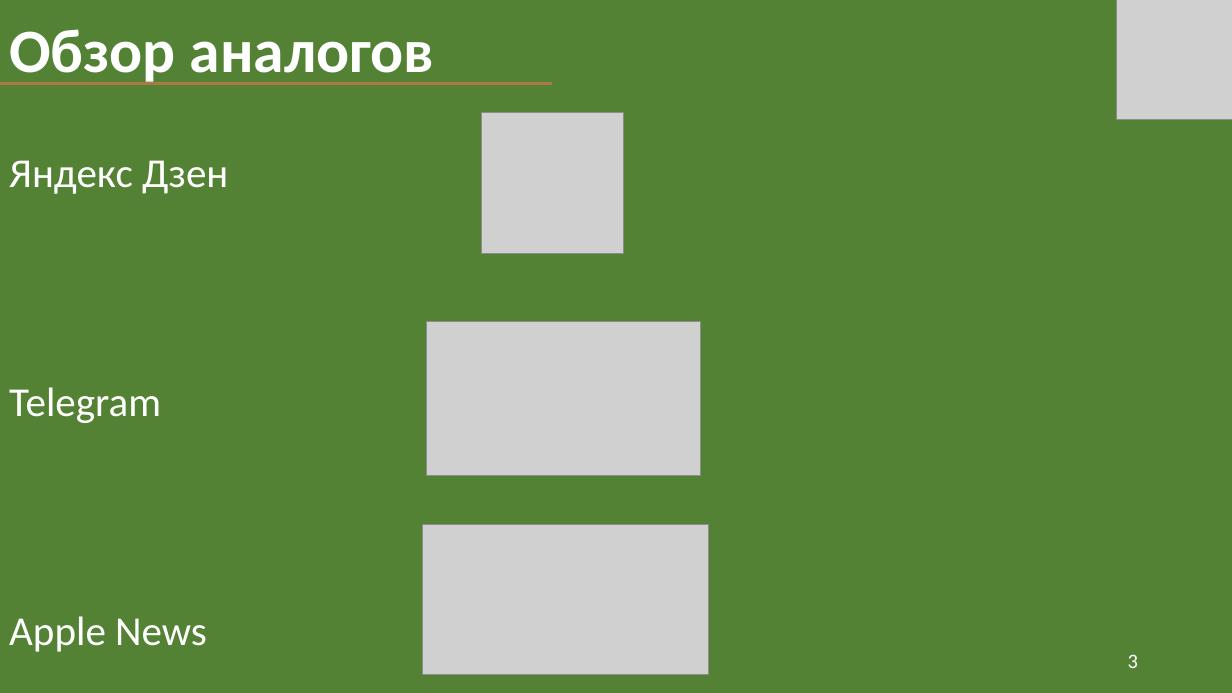
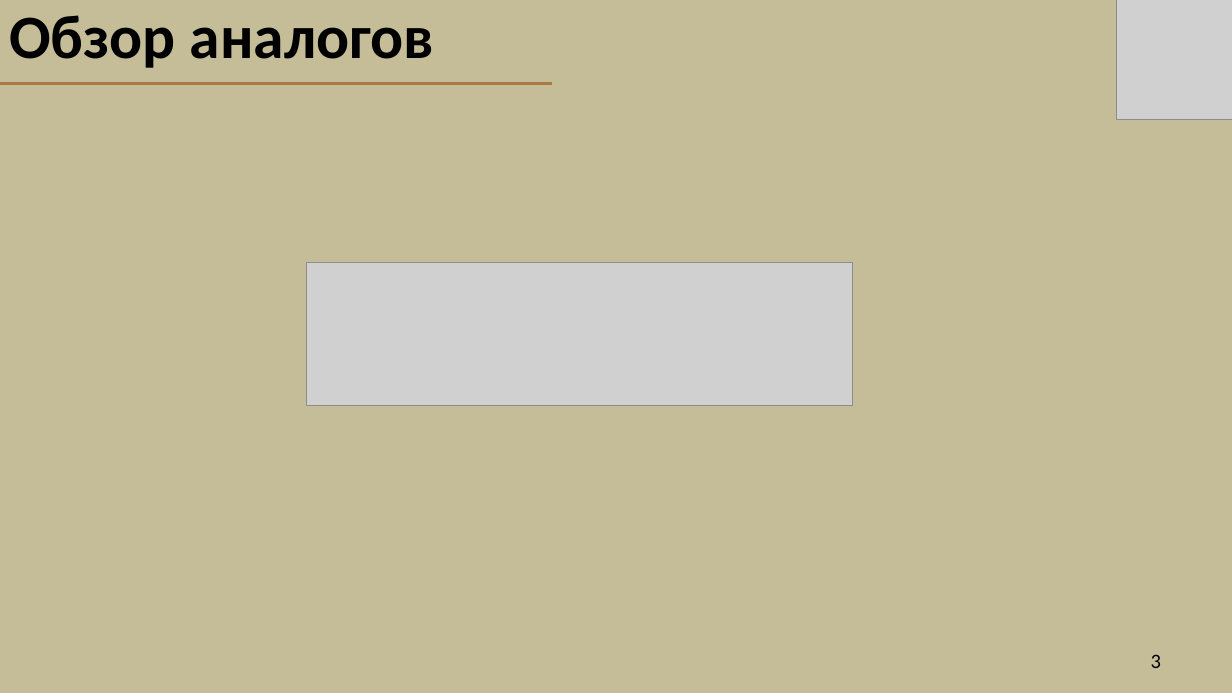
Before and after one commit to FDMan12/news-with-tags, a slide deck: slide 3 of Documentation/my_news_presentation.pptx. Drawn at 1232x693 pixels with LibreOffice and Linux fonts; fonts in the diff are those of the drawing; grey boxes stand for pictures. Boxes give left, top, right and bottom in pixels: in the first picture for what was removed or moved away, otherwise in the second. Text is boxed around its words. In the diff, an @@ line names an element or a change of style, - is before the commit and + after.

```diff
--- a/Documentation/my_news_presentation.pptx
+++ b/Documentation/my_news_presentation.pptx
@@ background #FFFFFF to #000000 @@
@@ title "Обзор аналогов" at (9, 15, 434, 68): text colour #FFFFFF to #000000; line spacing 0.9 to 1; vertical alignment bottom to middle @@
@@ rectangle at (0, 0, 1232, 693): fill #548235 to #C4BD97; outline #333F50 1 pt to #17375E 2 pt @@
@@ picture removed at (482, 113, 624, 253) @@
@@ subtitle removed at (9, 160, 228, 652) @@
-Яндекс Дзен
-Telegram
-Apple News
@@ picture added at (306, 262, 852, 406) @@
@@ picture removed at (427, 322, 701, 476) @@
@@ picture removed at (422, 524, 708, 674) @@
@@ page number: place and size @@
-page number at (1128, 654, 1138, 668)
+page number at (1151, 654, 1161, 668)
@@ page number at (1151, 654, 1161, 668): text colour #FFFFFF to #000000 @@
```
Also in this commit, not shown: 11 other slides changed, 3 slides added, 4 other files.
